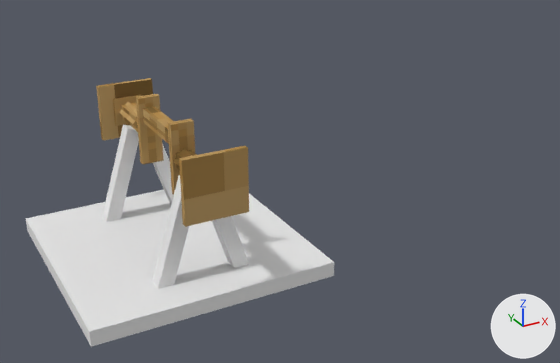
What one commit did to the Blender file src/main/resources/assets/projectsteam/objmodels/small_crankshaft.blend.
Rendered twice from a 50 mm camera at (-1.01, -2.79, 1.11) aimed at (0.34, -0.35, -0.11). The lights are fixed; the arrows at lower right show +X, +Y and +Z.

In view in the first picture: 'axle', 'base'.
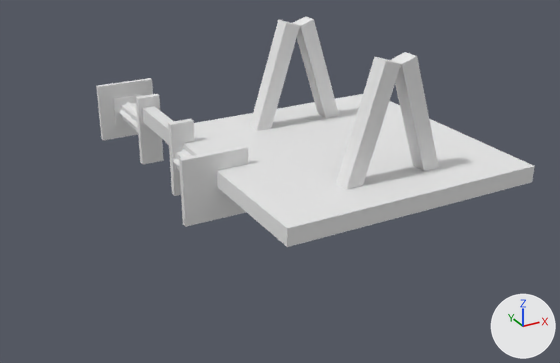
Where the change shows, as pixel boxes (x1, y1, x2, y2) in the pictures (560 x 363 px):
'base', moved
    before: (26, 125, 334, 347)
    after: (165, 16, 535, 247)
part 1 of me_cube_019, recoloured (brown to grey)
    both: (142, 106, 195, 195)
part 2 of me_cube_019, recoloured (brown to grey)
    both: (135, 94, 164, 164)
part 3 of me_cube_019, recoloured (brown to grey)
    both: (173, 146, 248, 227)
part 4 of me_cube_019, recoloured (brown to grey)
    both: (96, 78, 153, 140)

The change in detail:
me_cube_019 has 88 vertices, 132 faces and spans x -0.127..0.127, y -0.146..0.146, z -0.498..0.498.
me_cube_019 is used by ob_axle; location (0.0, 0.0, 0.0); rotation (1.571, 0.0, 0.0), in degrees (90, 0, 0).
me_cube_019 part 1: all 24 faces that had it switch from mat_material_006 (picture img_planks_png) to no material.
me_cube_019 part 2: all 12 faces that had it switch from mat_material_007 (picture img_planks_png_003) to no material.
me_cube_019 part 3: all 48 faces that had it switch from mat_material_009 (picture img_planks_png) to no material.
me_cube_019 part 4: all 48 faces that had it switch from mat_material_010 (picture img_planks_png) to no material.
Object 'base' (ob_base) moves from (-0.5, 0.5, -0.5) to (0.0, 0.0, 0.0).
